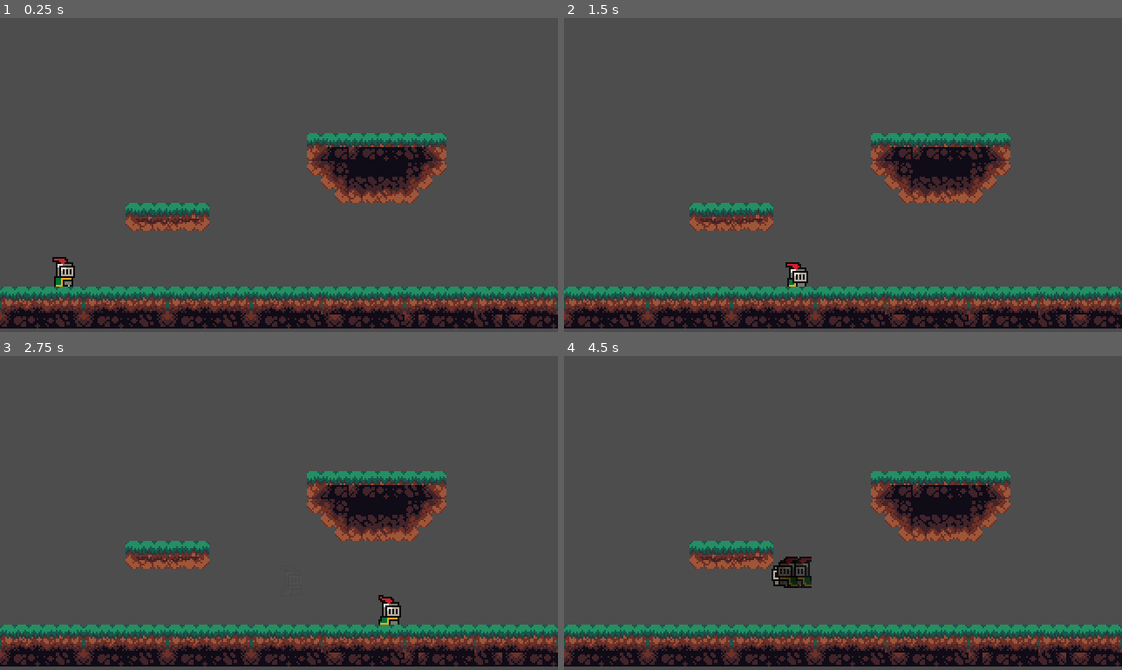
Above: before the commit, frames 1-4 (two rows, left to right).
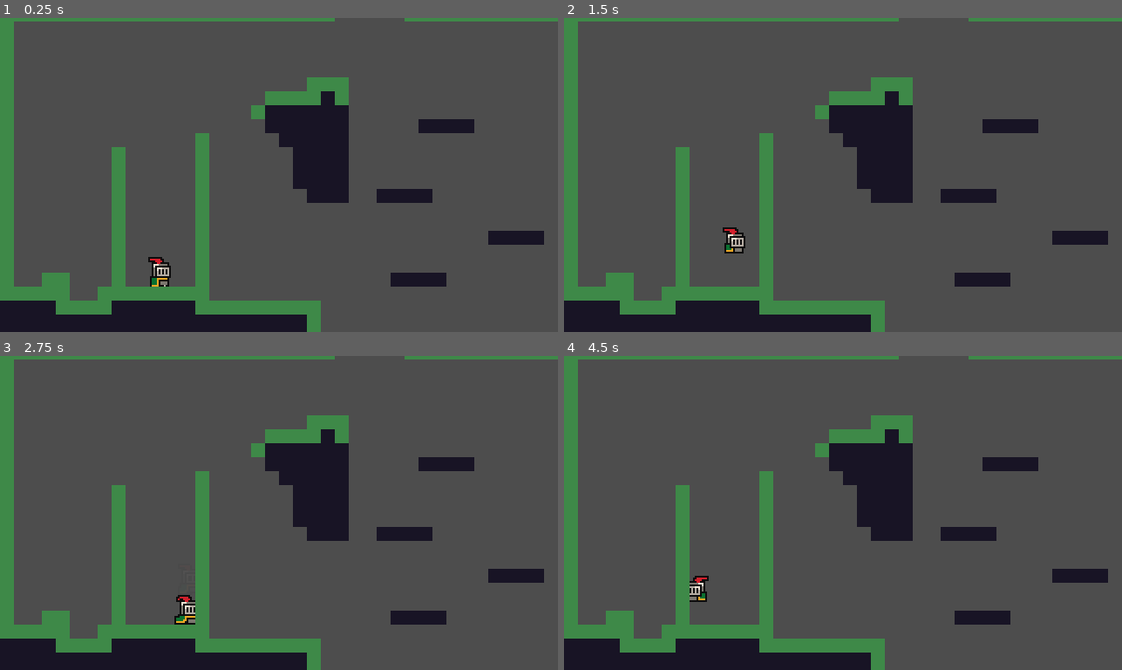
Above: after the commit, the same moments.

Repository: LamCaVoi/new-game-repo
Game: Godot game, scene res://Prototype/Prototype5/Prototype5.tscn
The game is run twice, just before and just after one commit, with the same random seed, the same clock (stepped at 60 frames per second) and the same inputs. Before the commit the project starts from res://Prototype/Prototype7/Prototype7.tscn.
Inputs:
- Up to frame 1 (0.25 s): no input
- Up to frame 2 (1.5 s): tap Enter at 0.5 s; hold D (move_right) 0.53-1.28 s; tap X (dash) at 0.6 s; tap Z (jump) at 0.77, 0.8, 1.07, 1.35 s; hold Down (move_down) from 1.28 s (still down)
- Up to frame 3 (2.75 s): tap Z (jump) at 1.52, 1.82, 2.3 s; tap X (dash) at 1.55, 2.1 s; release Down (move_down) at 2.03 s; hold D (move_right) from 2.03 s (still down)
- Up to frame 4 (4.5 s): release D (move_right) at 2.78 s; hold Up (move_up) 2.78-3.53 s; tap X (dash) at 2.85, 4.35 s; tap Z (jump) at 3.02, 3.32, 3.6, 3.77, 4.07 s; hold A (move_left) from 3.53 s (still down)

The runs differ from the first frame. In frame 1, 29% of the frame differs, in the area x 0-100%, y 0-100%; in frame 2, 29%; in frame 3, 29%; in frame 4, 29%.

Commit message:
add wall slide

Diff:
--- a/Player/Movement Data/PlayerMovementData.gd
+++ b/Player/Movement Data/PlayerMovementData.gd
@@ -15,7 +15,6 @@
 @export var dash_speed: float = 175.0
 @export var dash_time: float = 0.2
 
-
 @export var coyote_time: float = 0.2
 @export var buffer_jump_time: float = 0.2
 
@@ -25,7 +24,7 @@
 var can_dash: bool = true
 var is_colliding_y: int
 var is_colliding_x: int
-var is_near_wall: int = 0
+var wall_dir: int = 0
 
 func init() -> void:
 	high_jump_velocity = ((2.0 * jump_height) / jump_time_to_peak) * -1.0
--- a/Player/PlayerMovementInput.gd
+++ b/Player/PlayerMovementInput.gd
@@ -10,14 +10,15 @@
 func wants_dash()-> bool:
 	return Input.is_action_just_pressed("dash")
 
-func get_horizontal_input() -> float:
+func get_horizontal_input_pressed() -> float:
 	return Input.get_axis("move_left","move_right")
 
-func move_left_released() -> bool:
-	return Input.is_action_just_released("move_left")
-
-func move_right_released() -> bool:
-	return Input.is_action_just_released("move_right")
+func get_horizontal_input_released(dir : int) -> bool:
+	if (dir < 0):
+		return Input.is_action_just_released("move_left")
+	elif (dir > 0):
+		return Input.is_action_just_released("move_right")
+	return false
 
 func get_8_directional_input() -> Vector2:
 	return Input.get_vector("move_left","move_right","move_up","move_down")
--- a/Player/State Machine/States/Dash State/dash.gd
+++ b/Player/State Machine/States/Dash State/dash.gd
@@ -17,7 +17,7 @@
 func switch_state():
 	if(movement_data.is_colliding_y == 1):
 		movement_data.can_dash = true
-		if(movement_input.get_horizontal_input() != 0):
+		if(movement_input.get_horizontal_input_pressed() != 0):
 			finished.emit("Run")
 		else:
 			finished.emit("Idle")
@@ -48,4 +48,5 @@
 	get_tree().current_scene.add_child(new_ghost)
 
 func exit():
+	parent.velocity.y *= 0.8
 	ghost_timer.stop()
--- a/Player/State Machine/States/Fall State/fall.gd
+++ b/Player/State Machine/States/Fall State/fall.gd
@@ -8,7 +8,8 @@
 		parent.velocity.y *= movement_data.short_jump_cut
 
 	elif movement_input.wants_jump():
-		if movement_data.is_near_wall:
+		movement_data.wall_dir = movement.find_wall()
+		if movement_data.wall_dir:
 			finished.emit("Wall Jump")
 		elif not movement_data.is_colliding_y == 1:
 			if coyote_timer >= 0:
@@ -26,11 +27,10 @@
 		buffer_jump_timer -= delta
 
 func physics_update(delta: float) -> void:
-	Global.curr_level.find_wall()
 	timer_update(delta)
-	var direction = movement_input.get_horizontal_input()
+	var direction = movement_input.get_horizontal_input_pressed()
 	run(direction)
-	apply_gravity(delta, abs(parent.velocity.y) < movement_data.hang_threshold)
+	apply_gravity(delta, 0.8 if abs(parent.velocity.y) < movement_data.hang_threshold else 1.0)
 	parent.velocity.x = lerp(parent.velocity.x, direction * movement_data.max_x_speed, movement_data.velocity_x_lerp_speed)
 	movement.move_x(parent.velocity.x *delta)
 	movement.move_y(parent.velocity.y *delta)
@@ -49,6 +49,10 @@
 			finished.emit("Idle")
 		else:
 			finished.emit("Run")
+	elif (parent.velocity.y > -100):
+		if(movement_data.is_colliding_x != 0 and movement_data.is_colliding_x == direction):
+			finished.emit("Wall Slide")
+
 func enter(previous_state_path: String) -> void:
 	super(previous_state_path)
 	if (previous_state_path != "Jump") and (previous_state_path != "Wall Jump"):
--- a/Player/State Machine/States/Idle State/idle.gd
+++ b/Player/State Machine/States/Idle State/idle.gd
@@ -21,7 +21,7 @@
 		finished.emit("Fall")
 	#Run
 	else:
-		var direction = movement_input.get_horizontal_input()
+		var direction = movement_input.get_horizontal_input_pressed()
 		if direction != 0:
 			finished.emit("Run")
 
--- a/Player/State Machine/States/Run State/run.gd
+++ b/Player/State Machine/States/Run State/run.gd
@@ -10,7 +10,7 @@
 		finished.emit("Dash")
 
 func physics_update(delta: float) -> void:
-	var direction = movement_input.get_horizontal_input()
+	var direction = movement_input.get_horizontal_input_pressed()
 	if direction != 0:
 		if direction != sign(parent.velocity.x) and parent.velocity.x != 0:
 			parent.velocity.x = move_toward(parent.velocity.x, direction * movement_data.max_x_speed, movement_data.acceleration * delta * 2)
--- a/Player/State Machine/States/Wall Jump State/wall_jump.gd
+++ b/Player/State Machine/States/Wall Jump State/wall_jump.gd
@@ -9,7 +9,7 @@
 	if(input_block_timer < 0):
 		finished.emit("Fall")
 		return
-	var dir = movement_input.get_horizontal_input()
+	var dir = movement_input.get_horizontal_input_pressed()
 	run(dir)
 	if(dir != jump_dir):
 		parent.velocity.y += wall_jump_gravity * delta
@@ -17,6 +17,8 @@
 		apply_gravity(delta)
 	movement.move_x(parent.velocity.x * delta)
 	movement.move_y(parent.velocity.y * delta)
+	if (movement_data.is_colliding_y == -1):
+		parent.velocity.y = 0
 	switch_case(dir)
 
 func switch_case(dir):
@@ -26,13 +28,13 @@
 		else:
 			finished.emit("Idle")
 	elif movement_input.wants_jump():
-		Global.curr_level.find_wall()
-		if(movement_data.is_near_wall):
+		movement_data.wall_dir = movement.find_wall()
+		if(movement_data.wall_dir):
 			finished.emit("Wall Jump")
 
 func enter(previous_state_path: String, data := {}) -> void:
 	wall_jump_gravity = movement_data.jump_gravity * 1.8
-	jump_dir = movement_data.is_near_wall * -1
+	jump_dir = movement_data.wall_dir * -1
 	parent.velocity.x = 75 * jump_dir
 	parent.velocity.y = movement_data.high_jump_velocity
 	input_block_timer = 0.2
--- /dev/null
+++ b/Player/State Machine/States/Wall Slide State/wall_slide.gd
@@ -0,0 +1,34 @@
+extends State
+
+#The amount of gravity get decreased, ie: 0.5 make the gravity halved
+@export_range(0,1) var gravity_decrease_by: float = 0.5
+@export_range(0,1) var max_gravity_decrease_by: float = 0.5
+@export_range(0,1) var wait_time: float = 0.1
+var timer:float = -1
+
+func handle_input(_event: InputEvent) -> void:
+	if (movement_input.wants_jump() and movement_data.is_colliding_x != 0):
+		movement_data.wall_dir = movement_data.is_colliding_x
+		finished.emit("Wall Jump")
+	if (movement_input.get_horizontal_input_released(movement_data.is_colliding_x)):
+		timer = wait_time
+
+func physics_update(delta: float) -> void:
+	if(timer > 0):
+		timer -= delta
+		if timer <= 0:
+			finished.emit("Fall")
+	var dir = movement_input.get_horizontal_input_pressed()
+	apply_gravity(delta, gravity_decrease_by)
+	movement.move_x(movement_data.max_x_speed * delta * movement_data.is_colliding_x)
+	movement.move_y(parent.velocity.y * delta if parent.velocity.y < movement_data.max_y_speed * max_gravity_decrease_by else movement_data.max_y_speed * max_gravity_decrease_by * delta)
+	switch_case(dir)
+
+func switch_case(dir: int):
+	if (movement_data.is_colliding_y == 1):
+		finished.emit("Run")
+	elif(movement_data.is_colliding_x == 0):
+		finished.emit("Fall")
+
+func enter(previous_state_path: String) -> void:
+	parent.velocity = Vector2.ZERO
--- a/Player/State Machine/state.gd
+++ b/Player/State Machine/state.gd
@@ -40,12 +40,9 @@
 func get_fall_gravity():
 	return movement_data.jump_gravity if parent.velocity.y < 0.0 else movement_data.fall_gravity
 
-func apply_gravity(delta: float, is_at_apex : bool = false):
+func apply_gravity(delta: float, decrease_by : float = 1.0):
 	if parent.velocity.y <= movement_data.max_y_speed:
-		if (is_at_apex):
-			parent.velocity.y += get_fall_gravity() * 0.8 * delta
-		else:
-			parent.velocity.y += get_fall_gravity() * delta
+		parent.velocity.y += get_fall_gravity() * decrease_by * delta
 	else: parent.velocity.y = movement_data.max_y_speed
 
 
--- a/Player/State Machine/state_machine.gd
+++ b/Player/State Machine/state_machine.gd
@@ -36,4 +36,5 @@
 
 
 func _physics_process(delta: float) -> void:
+	print(state.name)
 	state.physics_update(delta)
--- a/Player/pixel_perfect_movement.gd
+++ b/Player/pixel_perfect_movement.gd
@@ -20,11 +20,11 @@
 
 	while (move):
 		if Global.curr_level.check_intersection(Vector2i(step,0)):
-			Events.player_colliding_x.emit(true)
+			Events.player_colliding_x.emit(step)
 			return
 		parent.global_position.x += step
 		move -= step
-	Events.player_colliding_x.emit(false)
+	Events.player_colliding_x.emit(0)
 
 func move_y(amount: float):
 	remainder.y += amount
@@ -39,7 +39,7 @@
 
 	while (move):
 		if Global.curr_level.check_intersection(Vector2i(0,step)):
-			Events.player_colliding_y.emit(1 if step > 0 else -1)
+			Events.player_colliding_y.emit(step)
 			return
 		parent.global_position.y += step
 		move -= step
@@ -50,3 +50,6 @@
 
 func zero_remainder_y():
 	remainder.y = 0
+
+func find_wall() -> int:
+	return Global.curr_level.find_wall()
--- a/Player/player.gd
+++ b/Player/player.gd
@@ -1,4 +1,3 @@
-@tool
 class_name Player
 extends CharacterBody2D
 
@@ -18,11 +17,7 @@
 @export var color : Color
 @onready var rect2 : Rect2 = Rect2(x,y,width,height)
 
-func _physics_process(delta: float) -> void:
-	queue_redraw()
-
 func _ready() -> void:
-	Events.player_near_wall.connect(set_near_wall)
 	Events.player_colliding_x.connect(set_colliding_x)
 	Events.player_colliding_y.connect(set_colliding_y)
 	Events.player_entered_kill_zone.connect(die)
@@ -34,8 +29,6 @@
 	movement_data.is_colliding_x = val
 func set_colliding_y(val : int):
 	movement_data.is_colliding_y = val
-func set_near_wall(val : int):
-	movement_data.is_near_wall = val
 
 func die():
 	state_machine._transition_to_next_state("Die")
--- a/Player/player.tscn
+++ b/Player/player.tscn
@@ -14,8 +14,8 @@
 [ext_resource type="PackedScene" uid="uid://b8g7dpl0t6toa" path="res://Player/State Machine/States/Dash State/ghost.tscn" id="11_go550"]
 [ext_resource type="Script" path="res://Player/State Machine/States/Wall Jump State/wall_jump.gd" id="12_xje4f"]
 [ext_resource type="Script" path="res://Player/PlayerMovementInput.gd" id="13_mjohn"]
-[ext_resource type="Script" path="res://Player/wall_slide.gd" id="14_5gyv0"]
 [ext_resource type="Script" path="res://Player/pixel_perfect_movement.gd" id="14_467xb"]
+[ext_resource type="Script" path="res://Player/State Machine/States/Wall Slide State/wall_slide.gd" id="14_b2d66"]
 
 [sub_resource type="RectangleShape2D" id="RectangleShape2D_svwkv"]
 size = Vector2(8, 14)
@@ -292,7 +292,8 @@
 script = ExtResource("12_xje4f")
 
 [node name="Wall Slide" type="Node" parent="StateMachine"]
-script = ExtResource("14_5gyv0")
+script = ExtResource("14_b2d66")
+max_gravity_decrease_by = 0.4
 
 [node name="MovementInput" type="Node" parent="."]
 script = ExtResource("13_mjohn")
--- a/Player/wall_slide.gd
+++ /dev/null
@@ -1,10 +0,0 @@
-extends State
-
-func handle_input(_event: InputEvent) -> void:
-	pass
-
-func physics_update(_delta: float) -> void:
-	pass
-
-func enter(previous_state_path: String) -> void:
-	pass
--- a/Prototype/Prototype6/Prototype6.tscn
+++ b/Prototype/Prototype6/Prototype6.tscn
@@ -31,8 +31,10 @@
 tile_size = Vector2i(8, 8)
 sources/0 = SubResource("TileSetAtlasSource_tg8bv")
 
-[node name="Prototype6" type="Node2D"]
+[node name="Prototype6" type="Node2D" node_paths=PackedStringArray("player", "level_layer")]
 script = ExtResource("1_wi7j3")
+player = NodePath("Player")
+level_layer = NodePath("LevelTileMapLayer")
 
 [node name="TileMapLayer" type="TileMapLayer" parent="."]
 tile_map_data = PackedByteArray("AADr//v/AAAAAAAAAADr//z/AAAAAAAAAADr//3/AAAAAAAAAADr//7/AAAAAAAAAADr////AAAAAAAAAADr/w …(12160 unchanged characters)…
--- a/Prototype/Prototype7/Prototype7.tscn
+++ b/Prototype/Prototype7/Prototype7.tscn
@@ -3,7 +3,6 @@
 [ext_resource type="Script" path="res://Script/level.gd" id="1_rrbkt"]
 [ext_resource type="PackedScene" uid="uid://wmdmlqp0lxn4" path="res://Player/player.tscn" id="2_4y12d"]
 [ext_resource type="Texture2D" uid="uid://dpdf0jkg6hfc6" path="res://Touchgrass (1).png" id="3_1a8qc"]
-[ext_resource type="Texture2D" uid="uid://de7u2fe8ltdd7" path="res://Pixelart Grasslands/GrassTiles.png" id="4_ws67f"]
 
 [sub_resource type="TileSetAtlasSource" id="TileSetAtlasSource_xn585"]
 texture = ExtResource("3_1a8qc")
@@ -34,8 +33,11 @@
 23:9/0 = 0
 22:9/0 = 0
 
+[sub_resource type="CompressedTexture2D" id="CompressedTexture2D_2x76i"]
+load_path = "res://.godot/imported/GrassTiles.png-0a9fa29d78428e50e87a1646f9902b2b.ctex"
+
 [sub_resource type="TileSetAtlasSource" id="TileSetAtlasSource_bf6sr"]
-texture = ExtResource("4_ws67f")
+texture = SubResource("CompressedTexture2D_2x76i")
 texture_region_size = Vector2i(8, 8)
 2:0/0 = 0
 4:0/0 = 0
--- a/Script/Events.gd
+++ b/Script/Events.gd
@@ -3,4 +3,3 @@
 signal player_entered_kill_zone
 signal player_colliding_y
 signal player_colliding_x
-signal player_near_wall
--- a/Script/level.gd
+++ b/Script/level.gd
@@ -24,7 +24,7 @@
 func get_tile_bottom(rect2: Rect2) -> int:
 	return to_global(rect2.position).y + 8
 
-func find_wall():
+func find_wall() -> int:
 	var player_tile : Vector2i = level_layer.local_to_map(to_local(player.global_position))
 	for side in range(-1,2,2):
 		var position : Vector2
@@ -42,9 +42,8 @@
 			continue
 		var tile_rect = Rect2(position, size)
 		if(intersect(tile_rect,Vector2(side * 3, 0), true)):
-			Events.player_near_wall.emit(side)
-			return
-	Events.player_near_wall.emit(0)
+			return side
+	return 0
 
 func check_intersection(offset: Vector2i = Vector2i.ZERO):
 	var player_tile : Vector2i = level_layer.local_to_map(to_local(player.global_position))
--- a/project.godot
+++ b/project.godot
@@ -11,7 +11,7 @@
 [application]
 
 config/name="New Game Project"
-run/main_scene="res://Prototype/Prototype7/Prototype7.tscn"
+run/main_scene="res://Prototype/Prototype5/Prototype5.tscn"
 config/features=PackedStringArray("4.3", "Forward Plus")
 
 [autoload]
Binary file removed: Pixelart Grasslands/BG/bg1.png
Not shown, removed: Pixelart Grasslands/BG/bg1.png.import
Binary file removed: Pixelart Grasslands/BG/bg2.png
Not shown, removed: Pixelart Grasslands/BG/bg2.png.import
Binary file removed: Pixelart Grasslands/BG/bg3.png
Not shown, removed: Pixelart Grasslands/BG/bg3.png.import
Binary file removed: Pixelart Grasslands/BG/bg4.png
Not shown, removed: Pixelart Grasslands/BG/bg4.png.import
Binary file removed: Pixelart Grasslands/BG2/Background1.png
Not shown, removed: Pixelart Grasslands/BG2/Background1.png.import
Binary file removed: Pixelart Grasslands/BG2/Background2.png
Not shown, removed: Pixelart Grasslands/BG2/Background2.png.import
(and 20 more such lines)
